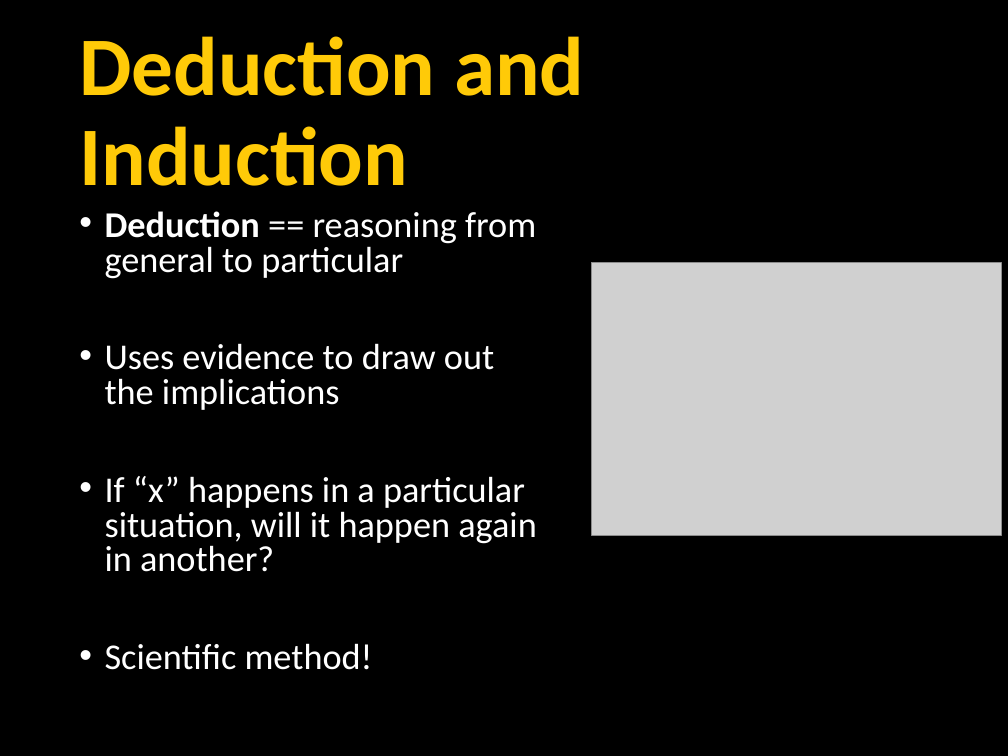
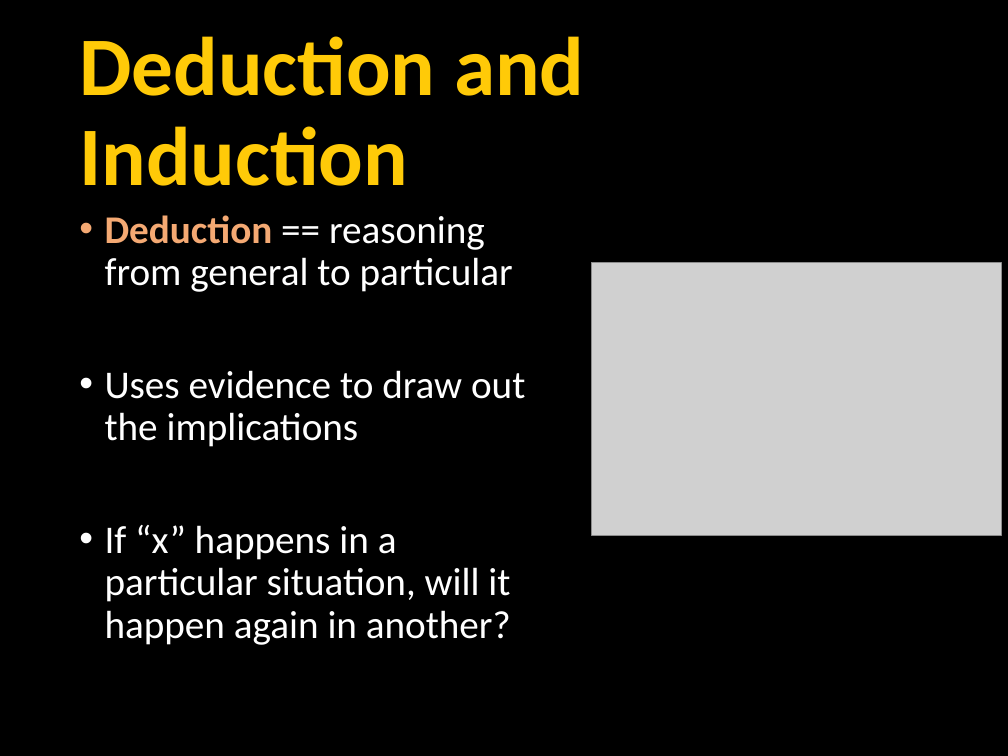
Before and after one commit to npm27/Teaching-Materials, a slide deck: slide 22 of Writing Fall 23/Slides/7 Week 7 -- Analyzing Evidence and Interpretting Results.pptx (slide 23 before the commit). Drawn at 1008x756 pixels with LibreOffice and Linux fonts; fonts in the diff are those of the drawing; grey boxes stand for pictures. Boxes give left, top, right and bottom in pixels: in the first picture for what was removed or moved away, otherwise in the second. Text is boxed around its words. In the diff, an @@ line names an element or a change of style, - is before the commit and + after.

```diff
--- a/Writing Fall 23/Slides/7 Week 7 -- Analyzing Evidence and Interpretting Results.pptx
+++ b/Writing Fall 23/Slides/7 Week 7 -- Analyzing Evidence and Interpretting Results.pptx
@@ text "Deduction == reasoning from general ..." at [105,215,525,645]: size 25.9 to 28 pt; text colour #FFFFFF to #F4A973 in "Deduction"; line spacing 0.8 to 0.9 @@
@@ text at [105,643,373,670]: paragraph removed @@
-• Scientific method!
```
Also in this commit, not shown: 16 other slides changed, 12 slides removed, 2 other files.
